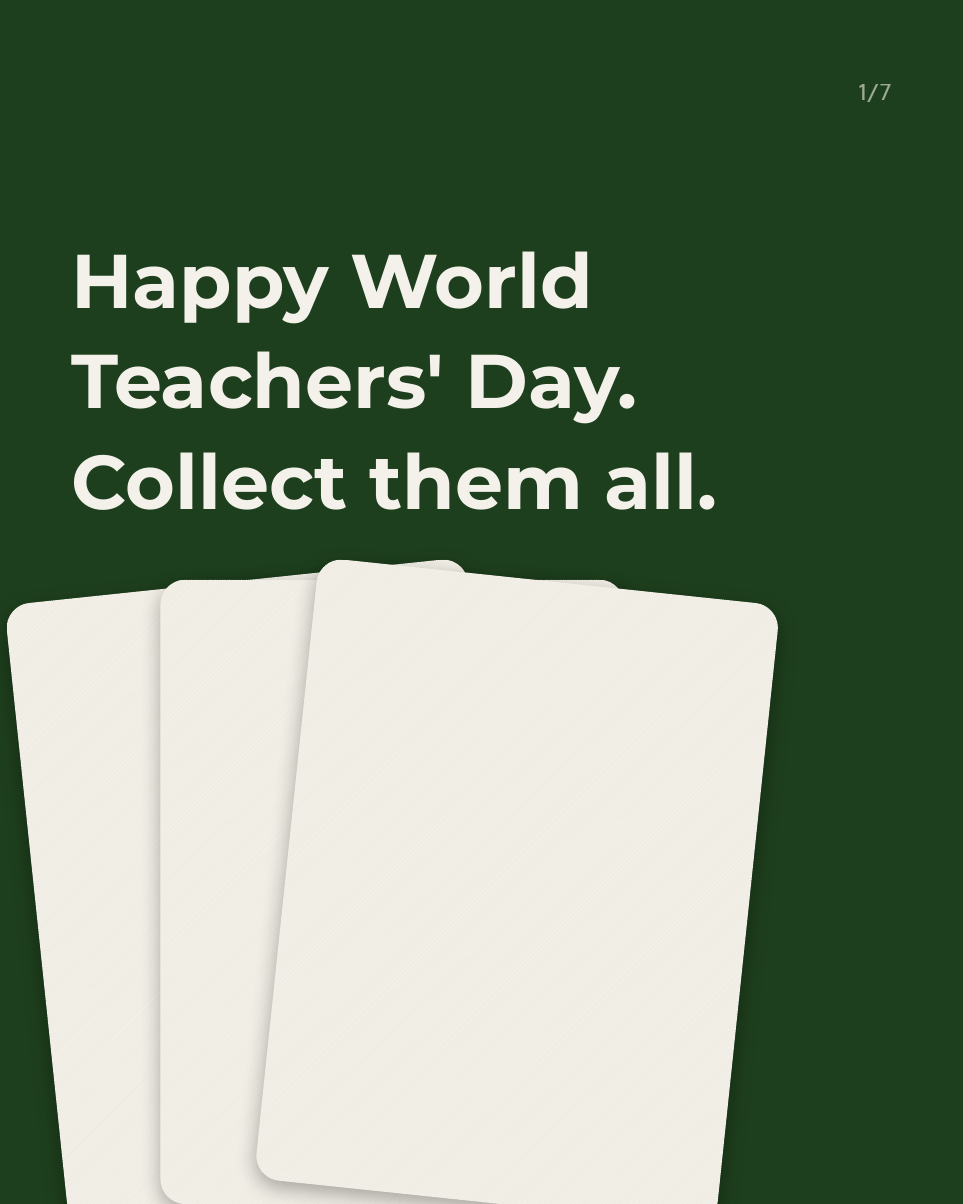
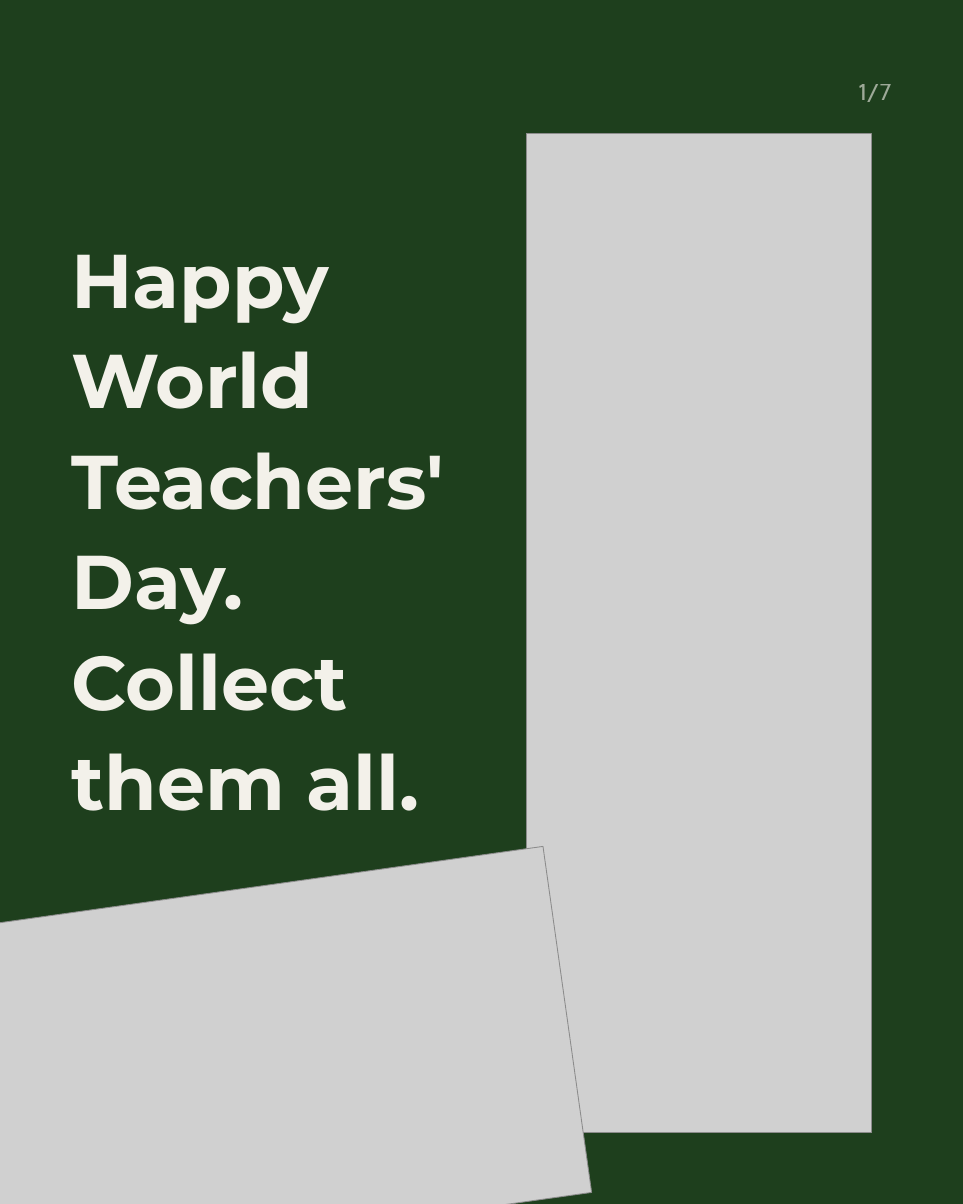
Before and after one commit to linneamoritznyc/SFW-SocialMedia, a slide deck: slide 1 of templates/posts/october/2026-10-05-mon-ig-teachers-day-trading-cards.pptx. Drawn at 963x1204 pixels with LibreOffice and Linux fonts; fonts in the diff are those of the drawing; grey boxes stand for pictures. Boxes give left, top, right and bottom in pixels: in the first picture for what was removed or moved away, otherwise in the second. Text is boxed around its words. In the diff, an @@ line names an element or a change of style, - is before the commit and + after.

```diff
--- a/templates/posts/october/2026-10-05-mon-ig-teachers-day-trading-cards.pptx
+++ b/templates/posts/october/2026-10-05-mon-ig-teachers-day-trading-cards.pptx
@@ picture added at [526,134,872,1132] @@
@@ text "Happy World Teachers' Day. Collect ..." rewrapped from [71,251,717,510] to [71,254,444,811] @@
@@ rounded rectangle removed at [5,557,531,1204] @@
@@ rounded rectangle removed at [254,557,780,1204] @@
@@ rounded rectangle removed at [161,580,625,1204] @@
@@ picture added at [0,846,592,1204] @@
```
Also in this commit, not shown: 1 other slide changed, 5 slides added, 5 slides removed, 54 other files.
